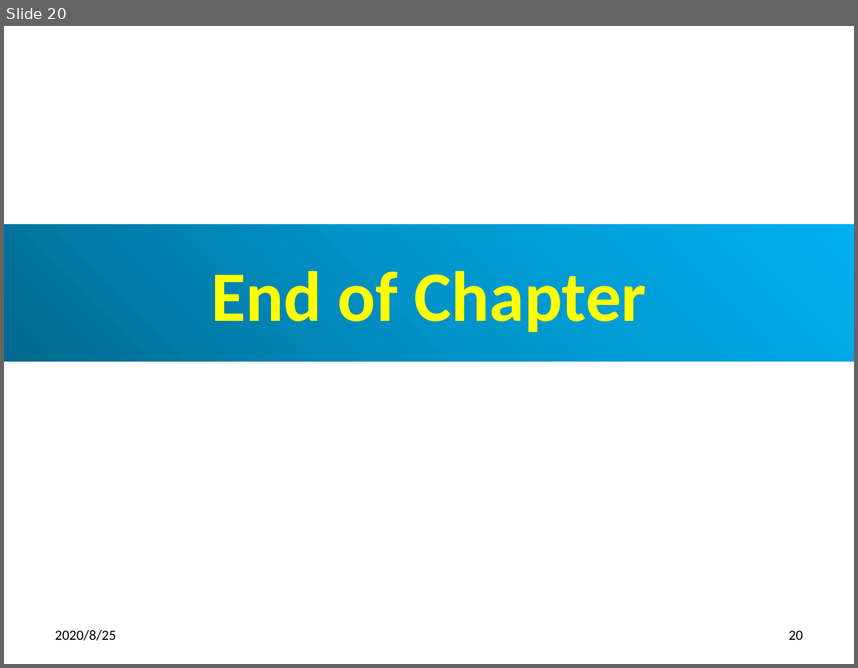
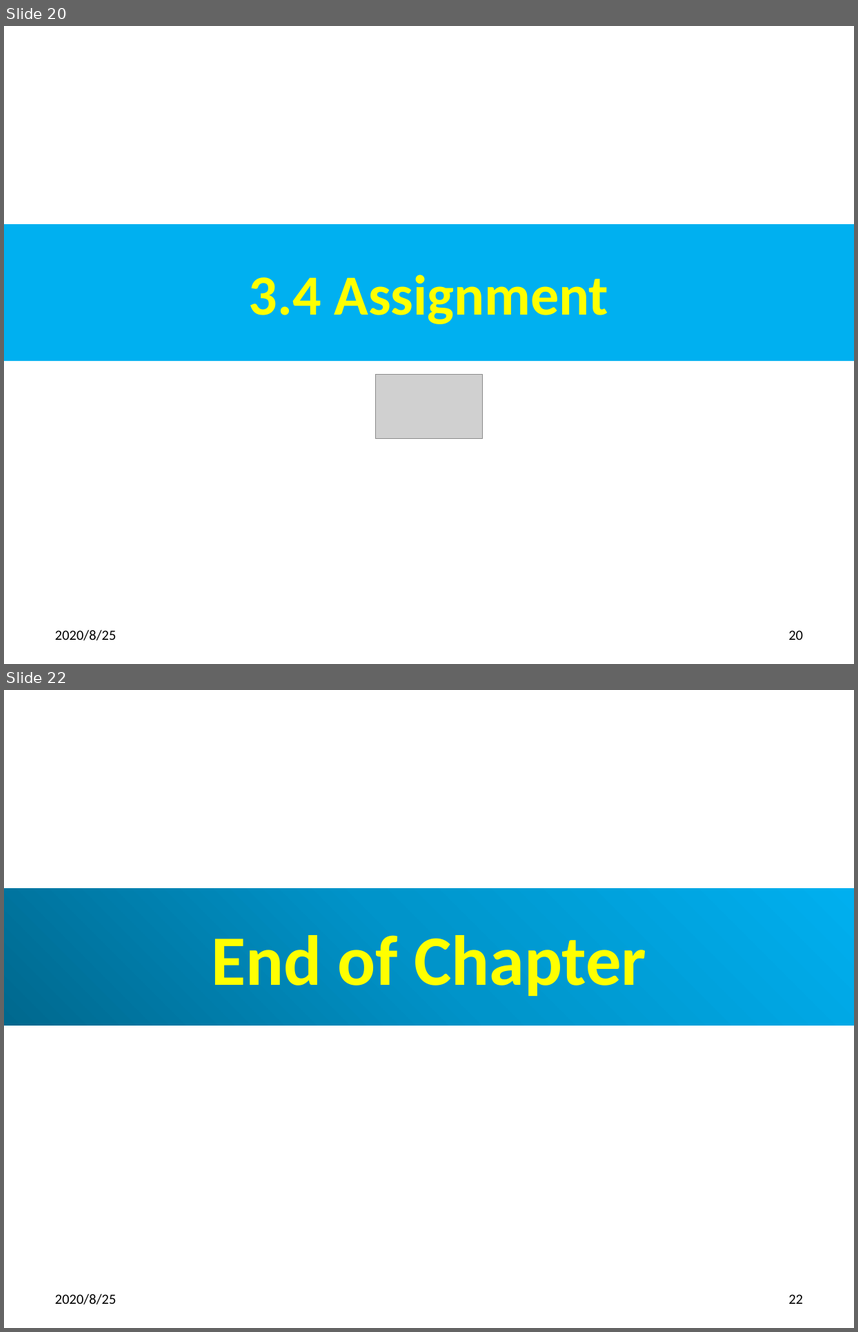
Before and after one commit to peterhchen/900_Cuda_Project, a slide deck: 03_SuperComputing.pptx. Shown one above the other, each under a label of ours: slide 20 before the commit, slides 20 and 22 after it; the slides between them are not shown. The pictures are 858x668 and 858x1332 pixels, drawn with LibreOffice and Linux fonts; fonts in the diff are those of the drawing; grey boxes stand for pictures. Boxes give left, top, right and bottom in pixels: in the first picture for what was removed or moved away, otherwise in the second. Text is boxed around its words. In the diff, an @@ line names an element or a change of style, - is before the commit and + after.

```diff
--- a/03_SuperComputing.pptx
+++ b/03_SuperComputing.pptx
@@ slide 20 added at bbox=[4, 26, 854, 664], background #FFFFFF @@
@@ title added at bbox=[4, 224, 854, 361], fill #00B0F0, 48 pt, text #FFFF00, bold @@
+3.4 Assignment
@@ picture added at bbox=[375, 374, 483, 439] @@
@@ text added at bbox=[55, 629, 116, 640], 12 pt, text #000000 @@
+2020/8/25
@@ page number added at bbox=[789, 630, 803, 639], 12 pt, text #000000 @@
+20
@@ what was slide 20 is now slide 22 @@
@@ page number at bbox=[789, 1294, 803, 1303]: text changed @@
-20
+22
```
Also in this commit, not shown: 1 other slide added.
